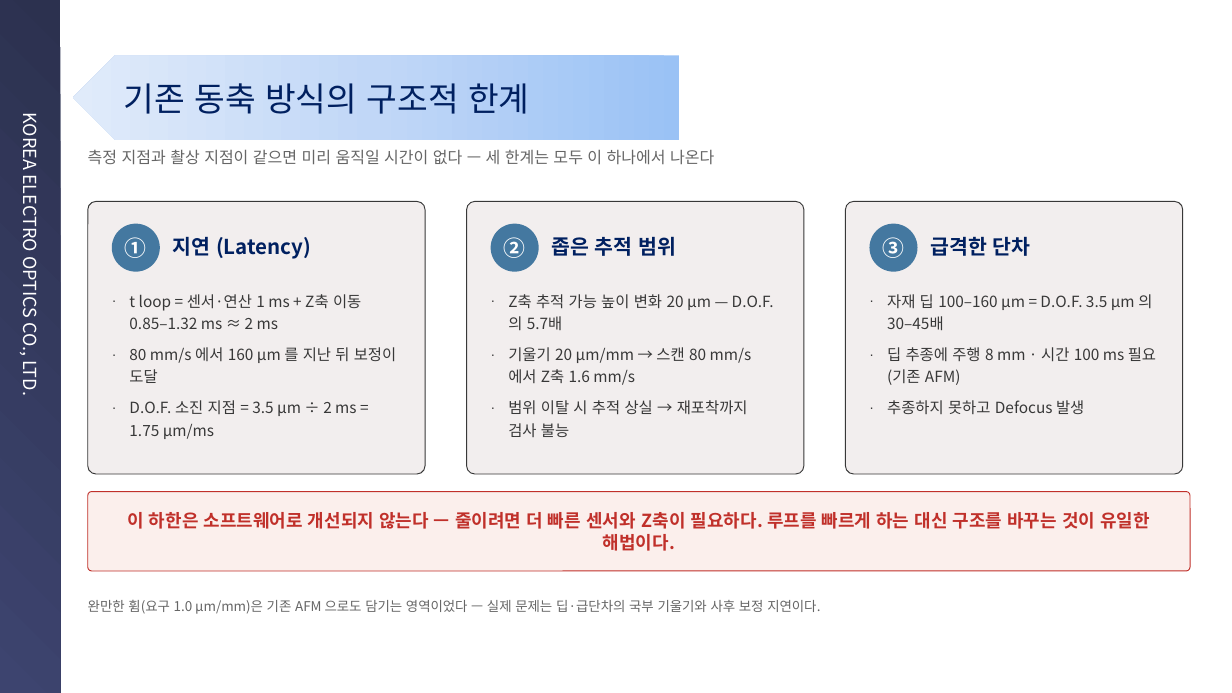
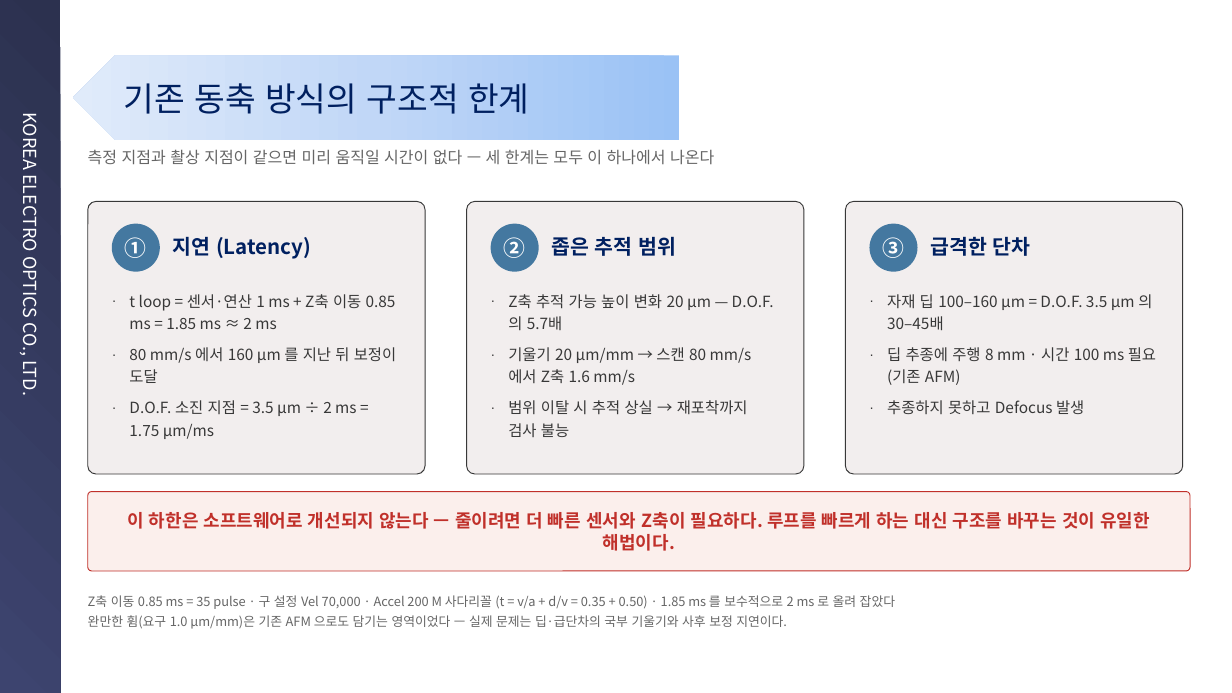
Before and after one commit to kyeongsunyu/SEQApp, a slide deck: slide 4 of Documents/기술경진대회/연구소기술경진대회_민수개발팀 윤경현_피드포워드 오토포커스_260901.pptx. Drawn at 1232x693 pixels with LibreOffice and Linux fonts; fonts in the diff are those of the drawing; background and template pictures are left out. Boxes give left, top, right and bottom in pixels: in the first picture for what was removed or moved away, otherwise in the second. Text is boxed around its words. In the diff, an @@ line names an element or a change of style, - is before the commit and + after.

```diff
--- a/Documents/기술경진대회/연구소기술경진대회_민수개발팀 윤경현_피드포워드 오토포커스_260901.pptx
+++ b/Documents/기술경진대회/연구소기술경진대회_민수개발팀 윤경현_피드포워드 오토포커스_260901.pptx
@@ text at <box>129,294,396,311</box>: text changed @@
-· t loop = 센서·연산 1 ms + Z축 이동 0.85–1.32 ms ≈ 2 ms
+· t loop = 센서·연산 1 ms + Z축 이동 0.85 ms = 1.85 ms ≈ 2 ms
@@ text at <box>88,595,895,609</box>: paragraph added @@
+Z축 이동 0.85 ms = 35 pulse · 구 설정 Vel 70,000 · Accel 200 M 사다리꼴 (t = v/a + d/v = 0.35 + 0.50) · 1.85 ms 를 보수적으로 2 ms 로 올려 잡았다
@@ text at <box>88,615,787,629</box>: size 10.5 to 10 pt in "완만한 휨(요구 1.0 µm/mm)은 기존 AFM 으로도 ..."; line spacing 1.1 to 1.18 @@
```
Also in this commit, not shown: 1 other file.
